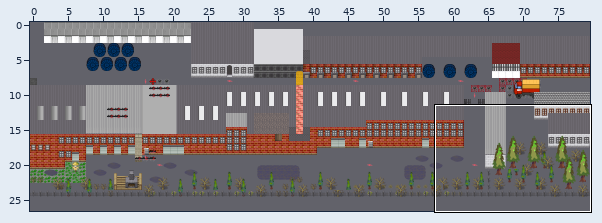
Two versions of a level (Tiled map (JSON), zl-map/maps/main.json). Above: a wide view before the commit, with the close-up outlined.
Close-up. The starting point:
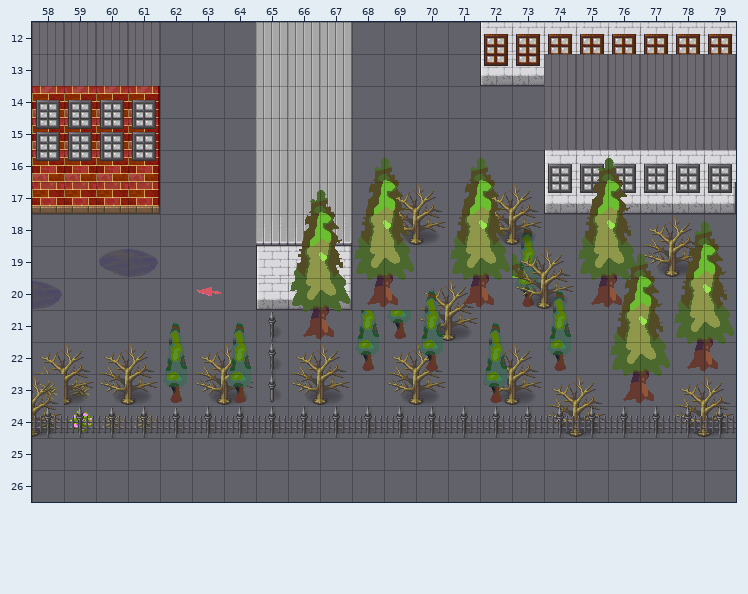
Cells are 32x32 px. Shown: x 58..79, y 12..26. The commit also changed other parts of the map, which this record leaves out.
The result:
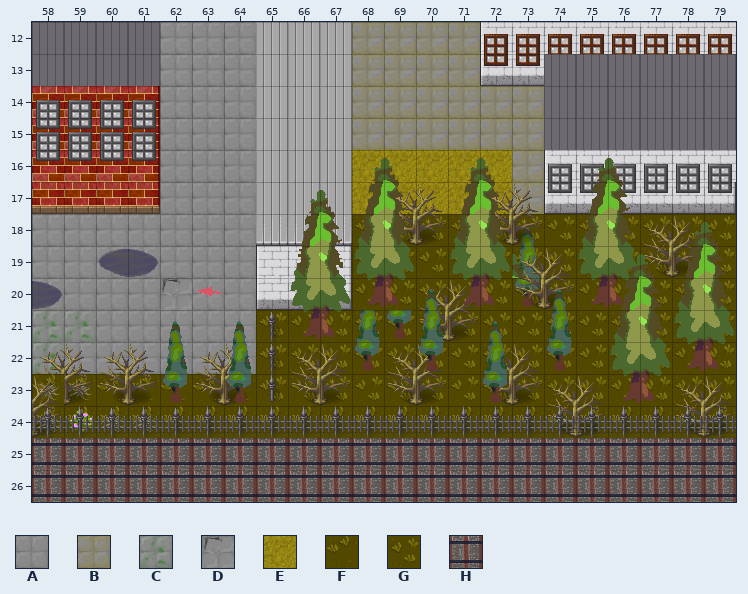
Key: from "floortileset": A 0, B 1, C 8, D 13 turned 180, E 25, F 50, G 51; from "z-Labor-floor3434": H 2.
_ is an empty cell.
Tiles of an added or newly shown layer are drawn over the layers below it.
Change:
Changed rows in their new state; . is an unchanged cell.
Layer "ground" (now shown):
first column x 58:
12 ....AAA...BBBB........
13 ....AAA...BBBB........
14 ....AAA...BBBBBB......
15 ....AAA...BBBBBB......
16 ....AAA...EEEEEB......
17 ....AAA...EEEEEB......
18 AAAAAAA...GGGGGGGGGGGG
19 AAAAAAA...GGGGGGGGGGGG
20 AAAADAA...GGGGGGGGGGGG
21 CCAAAAAGGGGGGGGGGGGGGG
22 CAAAAAAGGGGGGGGGGGGGGG
23 FFFFFFFGGGGGGGGGGGGGGG
24 FFFFFFFFFFFFFFFFFFFFFF
25 HHHHHHHHHHHHHHHHHHHHHH
26 HHHHHHHHHHHHHHHHHHHHHH
